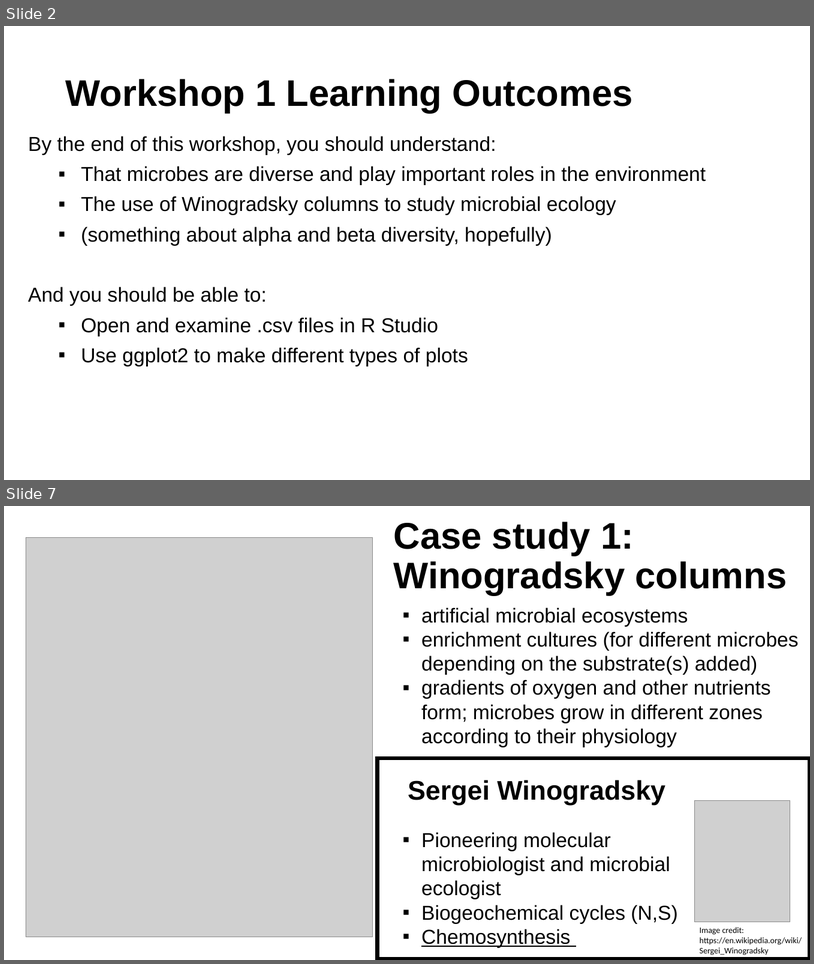
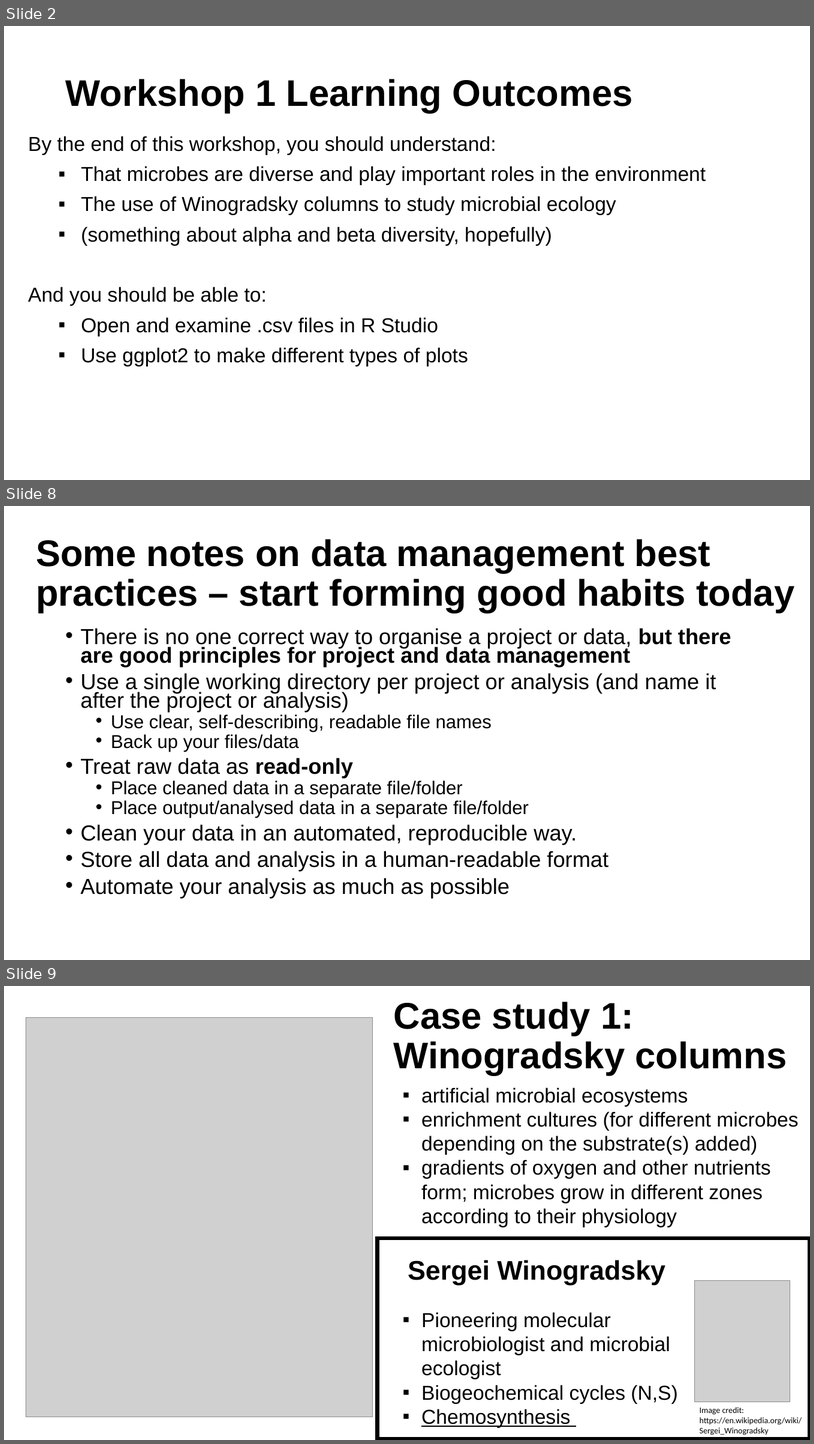
Before and after one commit to mafeeney/BM211, a slide deck: workshop1/BM211 workshop 1 2024.pptx. Shown one above the other, each under a label of ours: slides 2 and 7 before the commit, slides 2, 8 and 9 after it; the slides between them are not shown. The pictures are 814x964 and 814x1444 pixels, drawn with LibreOffice and Linux fonts; fonts in the diff are those of the drawing; grey boxes stand for pictures. Boxes give left, top, right and bottom in pixels: in the first picture for what was removed or moved away, otherwise in the second. Text is boxed around its words. In the diff, an @@ line names an element or a change of style, - is before the commit and + after.

```diff
--- a/workshop1/BM211 workshop 1 2024.pptx
+++ b/workshop1/BM211 workshop 1 2024.pptx
@@ slide 8 added at (x1=4, y1=506, x2=810, y2=960), background #FFFFFF @@
@@ title added at (x1=36, y1=539, x2=795, y2=613), 44 pt, text #000000, bold @@
+Some notes on data management best practices – start forming good habits today
@@ text added at (x1=81, y1=628, x2=732, y2=898), 25.9 pt, text #000000 @@
+• There is no one correct way to organise a project or data, but there are good principles for project and data management
+• Use a single working directory per project or analysis (and name it after the project or analysis)
+  • Use clear, self-describing, readable file names
+  • Back up your files/data
+• Treat raw data as read-only
+  • Place cleaned data in a separate file/folder
+  • Place output/analysed data in a separate file/folder
+• Clean your data in an automated, reproducible way.
+• Store all data and analysis in a human-readable format
+• Automate your analysis as much as possible
@@ what was slide 7 is now slide 9 @@
```
Also in this commit, not shown: 4 slides changed, 2 other slides added, 1 slide removed, 1 other file.
